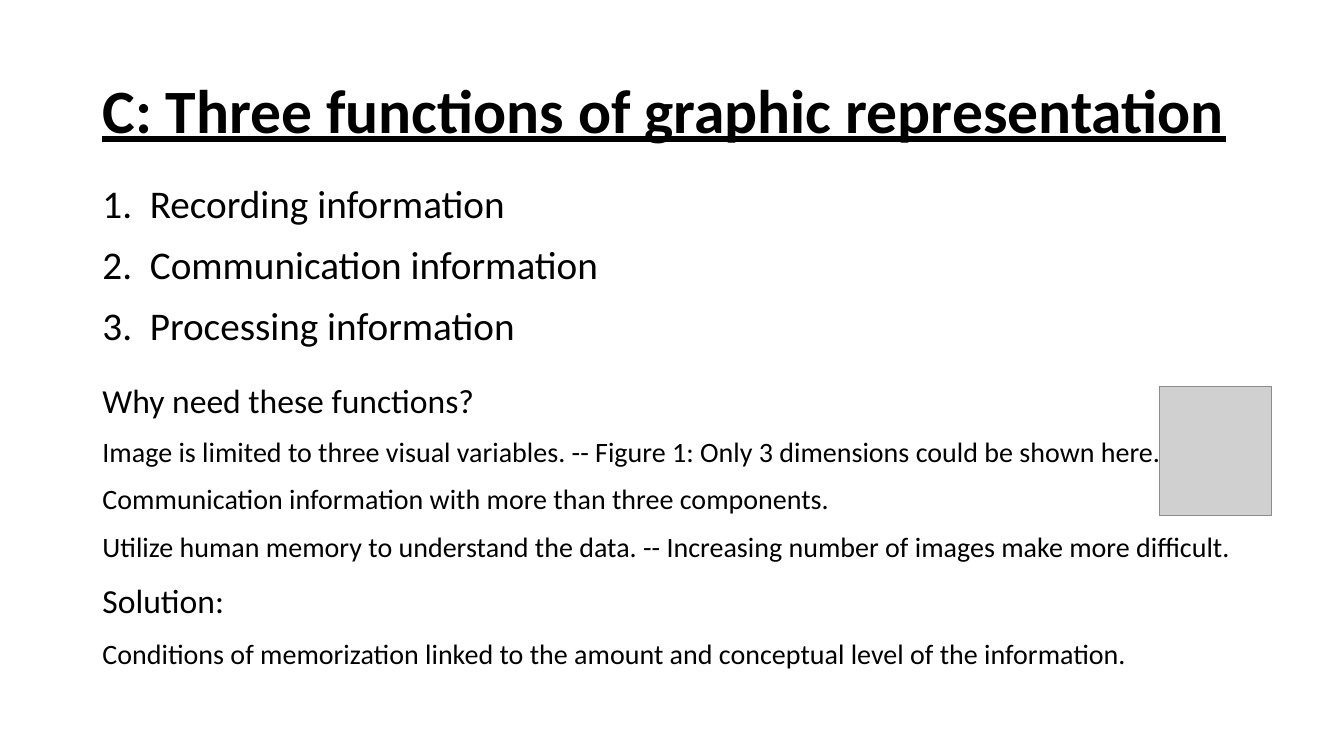
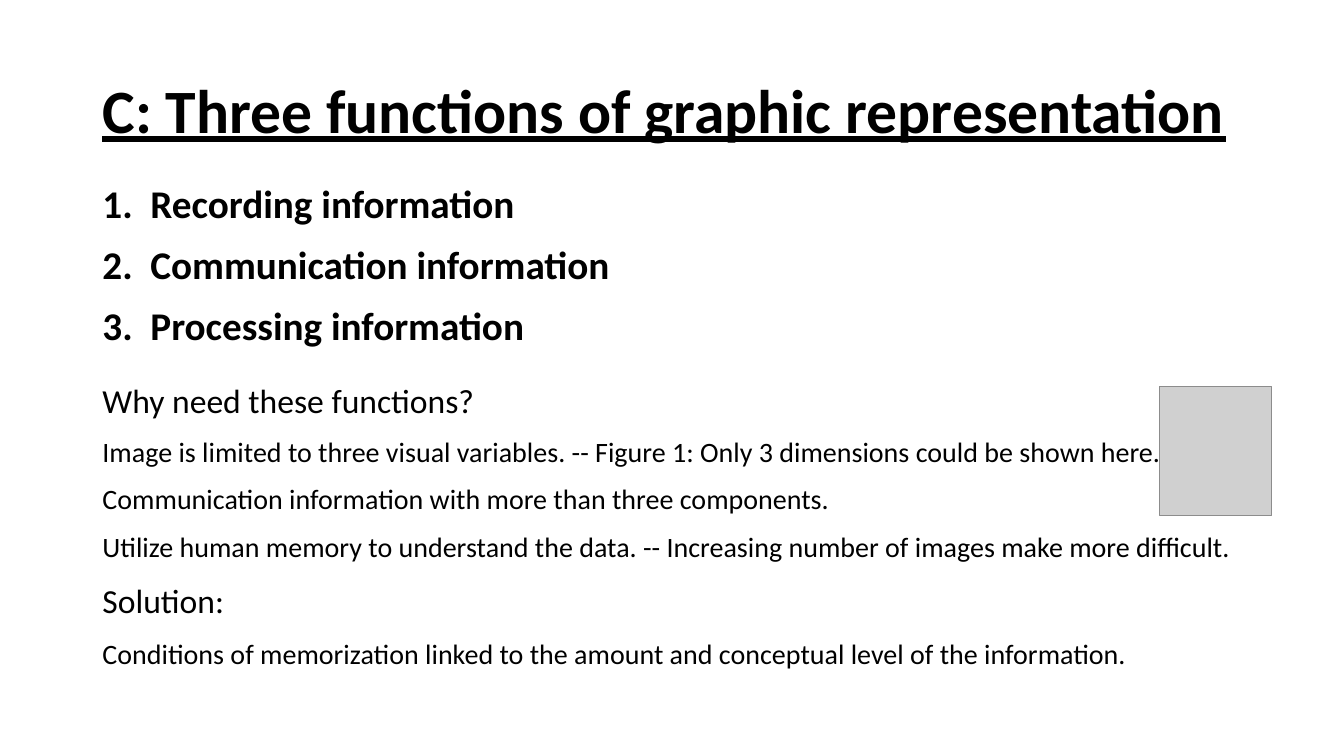
Before and after one commit to Jiaxin-yyjx/Visualization-D3.js-Lab, a slide deck: slide 10 of midterm/SoMSummery.pptx. Drawn at 1344x756 pixels with LibreOffice and Linux fonts; fonts in the diff are those of the drawing; grey boxes stand for pictures. Boxes give left, top, right and bottom in pixels: in the first picture for what was removed or moved away, otherwise in the second. Text is boxed around its words. In the diff, an @@ line names an element or a change of style, - is before the commit and + after.

```diff
--- a/midterm/SoMSummery.pptx
+++ b/midterm/SoMSummery.pptx
@@ text at bbox=[102, 190, 610, 347]: bold on in "1. Recording information", "2. Communication information", "3. Processing information" @@
```
Also in this commit, not shown: 7 other slides changed, 5 slides added, 8 slides removed.
